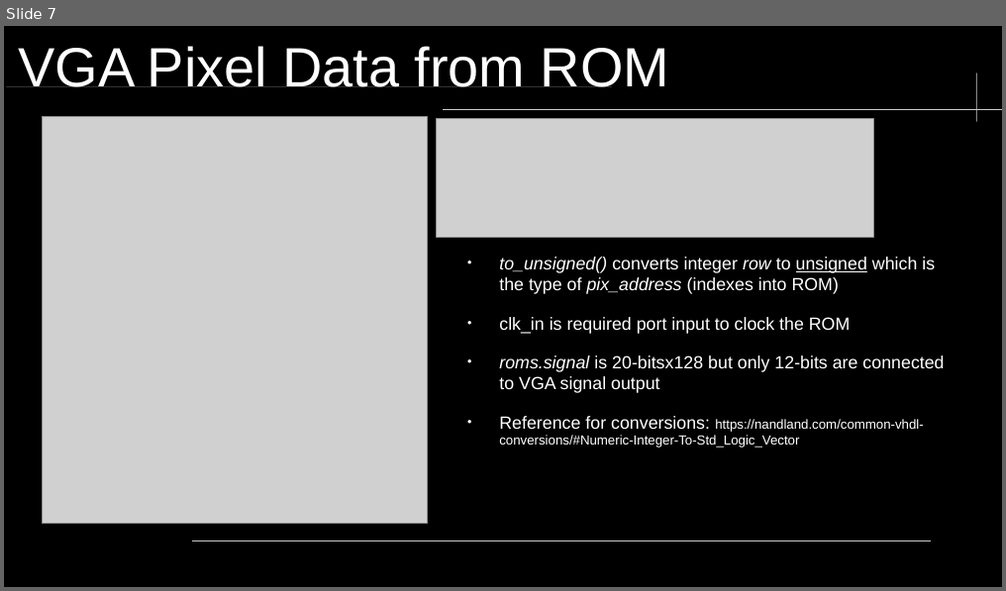
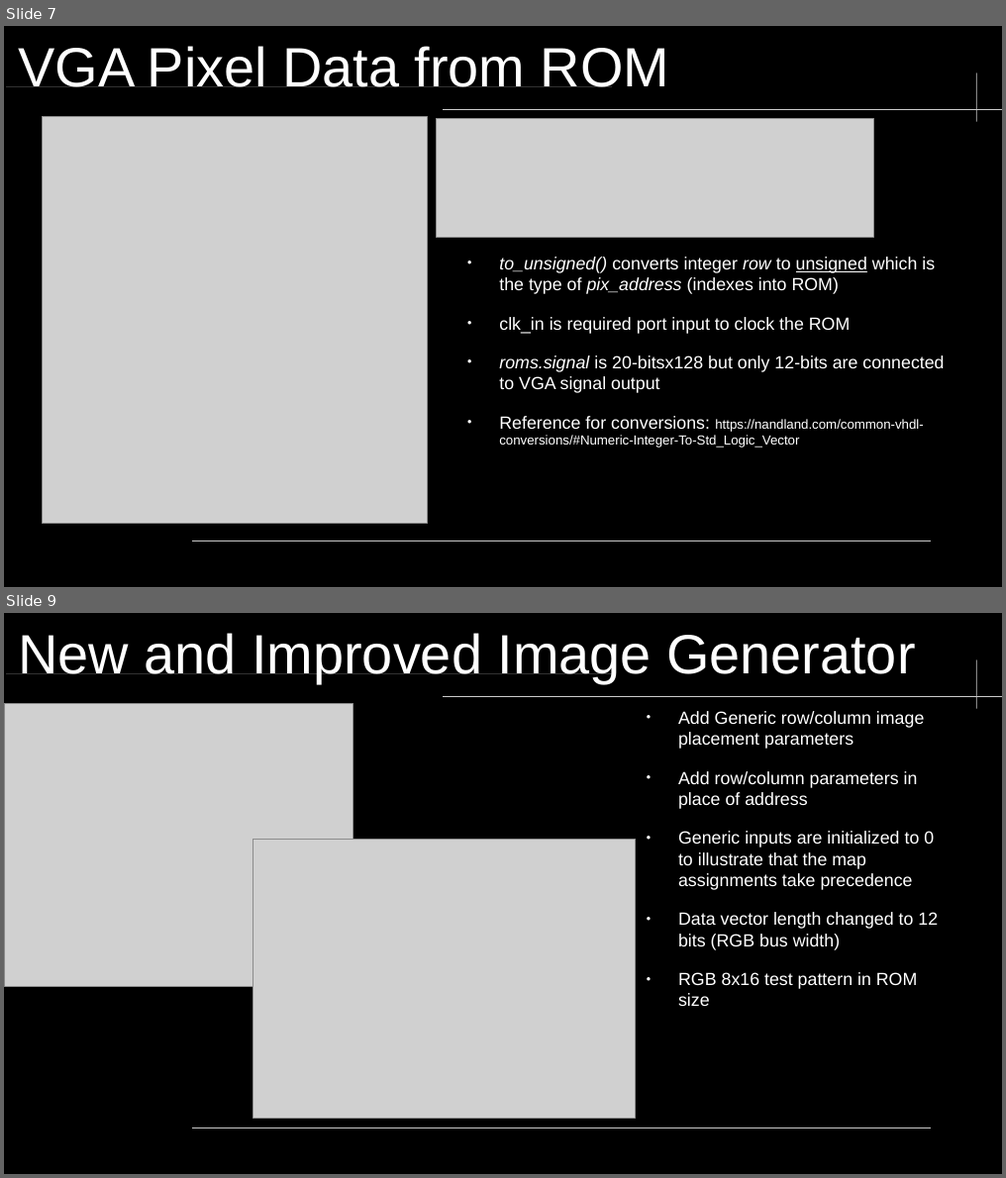
Before and after one commit to neiderm/retro_comp_fpga, a slide deck: docs/soc_t80_vga_mux.odp. Shown one above the other, each under a label of ours: slide 7 before the commit, slides 7 and 9 after it; the slides between them are not shown. The pictures are 1006x591 and 1006x1178 pixels, drawn with LibreOffice and Linux fonts; fonts in the diff are those of the drawing; grey boxes stand for pictures; background and template pictures are left out. Boxes give left, top, right and bottom in pixels: in the first picture for what was removed or moved away, otherwise in the second. Text is boxed around its words. In the diff, an @@ line names an element or a change of style, - is before the commit and + after.

Commit message:
RGB image pattern.

```diff
--- a/docs/soc_t80_vga_mux.odp
+++ b/docs/soc_t80_vga_mux.odp
@@ slide 9 added at (4, 613, 1002, 1174), background #000000; not listed: 4 template elements that a slide beside it also shows @@
@@ title added at (18, 633, 915, 683), 44 pt, text #FFFFFF @@
+New and Improved Image Generator
@@ picture added at (4, 703, 352, 986) @@
@@ text added at (678, 711, 938, 1006), 14 pt, text #FFFFFF @@
+● Add Generic row/column image placement parameters
+● Add row/column parameters in place of address
+● Generic inputs are initialized to 0 to illustrate that the map assignments take precedence
+● Data vector length changed to 12 bits (RGB bus width)
+● RGB 8x16 test pattern in ROM size
@@ picture added at (253, 840, 636, 1118) @@
```
Also in this commit, not shown: 2 other slides added, 2 other files.
